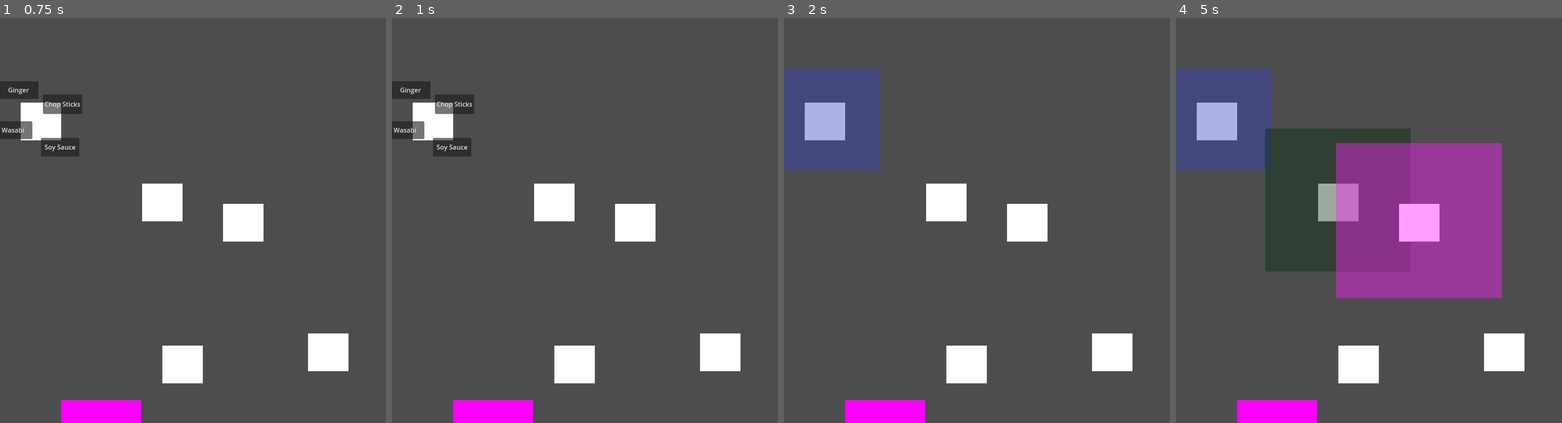
Above: before the commit, frames 1-4 (left to right).
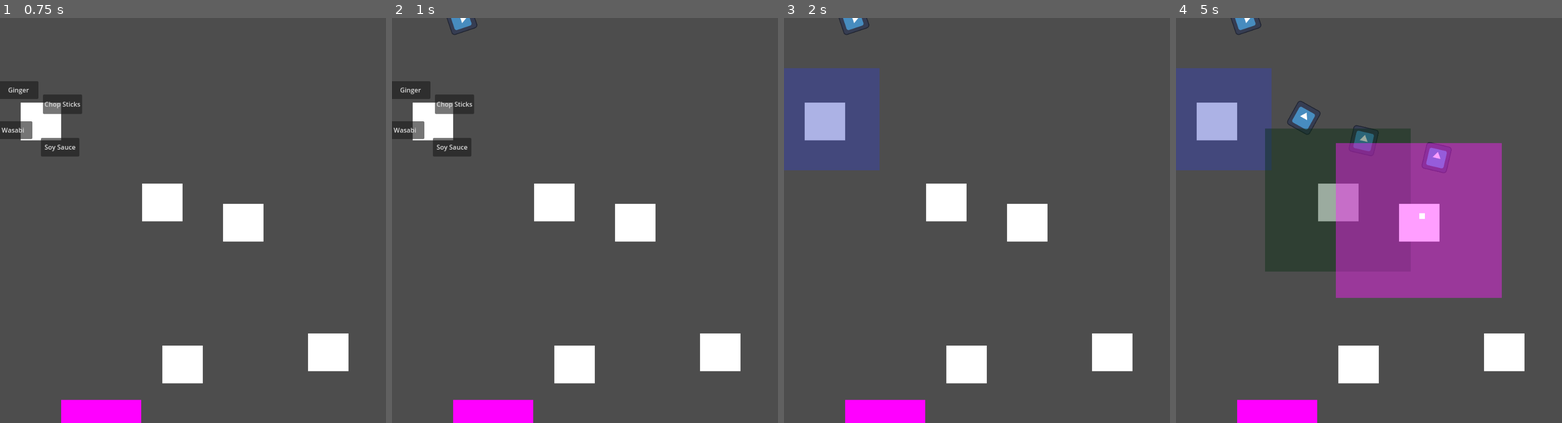
Above: after the commit, the same moments.

Repository: john9francis/sushi-attack
Game: Godot game, scene res://scripts/main.tscn
Same seed, same stepped clock (60 frames per second), same inputs: the game is played once before the commit and once after it. The engine's default icon, where the game draws it, is replaced by a stand-in: a white triangle on a blue panel in a dark square.
Inputs (mouse positions are in pixels of both pictures, inside the frame that each line leads up to):
- Up to frame 1 (0.75 s): tap Enter at 0.5 s; move the mouse to (42, 119) at 0.52 s; press the mouse at (42, 119) at 0.53 s
- Up to frame 2 (1 s): no input
- Up to frame 3 (2 s): release the mouse at (826, 119) at 1.25 s; click "Chop Sticks" at 1.25 s
- Up to frame 4 (5 s): move the mouse to (1338, 200) at 2.02 s; click (1338, 200) at 2.1 s; click "Soy Sauce" at 2.75 s; move the mouse to (1419, 220) at 3.52 s; press the mouse at (1419, 220) at 3.53 s; release the mouse at (1419, 220) at 4.25 s; click "Ginger" at 4.25 s

Frame 1 is identical in both runs. In frame 2, 0.2% of the frame differs, in the area x 14-23%, y 0-5%; in frame 3, 0.2%; in frame 4, 0.9%, in the area x 14-72%, y 0-50%.

Commit message:
ginger tower now works well

Diff:
--- a/scripts/Tracker.gd
+++ b/scripts/Tracker.gd
@@ -23,13 +23,18 @@
 	areaToTrack = area
 	areaExists = true
 
+
 func unset_area():
 	areaToTrack = null
 	areaExists = false
 
+func has_area():
+	return areaExists
+
 
 func get_target_pos():
 	return currentPosition
+
 
 func get_target_future_pos(stepsAhead = 10):
 	if !pastPosition:
--- a/scripts/g_tower.gd
+++ b/scripts/g_tower.gd
@@ -4,6 +4,7 @@
 @export var TrackerScene: PackedScene
 
 var tracker
+var enemyList = []
 
 # Called when the node enters the scene tree for the first time.
 func _ready():
@@ -14,8 +15,12 @@
 
 # Called every frame. 'delta' is the elapsed time since the previous frame.
 func _process(delta):
-	pass
-
+	if enemyList.size() > 0:
+		tracker.set_area(enemyList[0])
+		if $ShootTimer.is_stopped():
+			$ShootTimer.start()
+	else:
+		$ShootTimer.stop()
 
 
 
@@ -37,16 +42,12 @@
 
 func _on_area_entered(area):
 	if area.is_in_group("Enemies"):
-		$ShootTimer.start()
-		tracker.set_area(area)
-	pass # Replace with function body.
-
+		enemyList.append(area)
 
 
 
 
 func _on_area_exited(area):
 	if area.is_in_group("Enemies"):
-		$ShootTimer.stop()
-		tracker.unset_area()
-	pass # Replace with function body.
+		if enemyList.has(area):
+			enemyList.erase(area)
--- a/scripts/level.gd
+++ b/scripts/level.gd
@@ -56,7 +56,7 @@
 		$EnemyPath.add_child(pathFollow)
 		pathFollow.add_child(enemy)
 
-		multipleEnemies = false
+		#multipleEnemies = false
 
 
 func _on_enemy_destination_area_entered(area):
--- a/scripts/level.tscn
+++ b/scripts/level.tscn
@@ -33,7 +33,6 @@
 script = ExtResource("4_ddlfe")
 
 [node name="EnemySpawnTimer" type="Timer" parent="."]
-wait_time = 5.0
 script = ExtResource("2_wq042")
 
 [node name="EnemyDestination" type="Area2D" parent="."]
